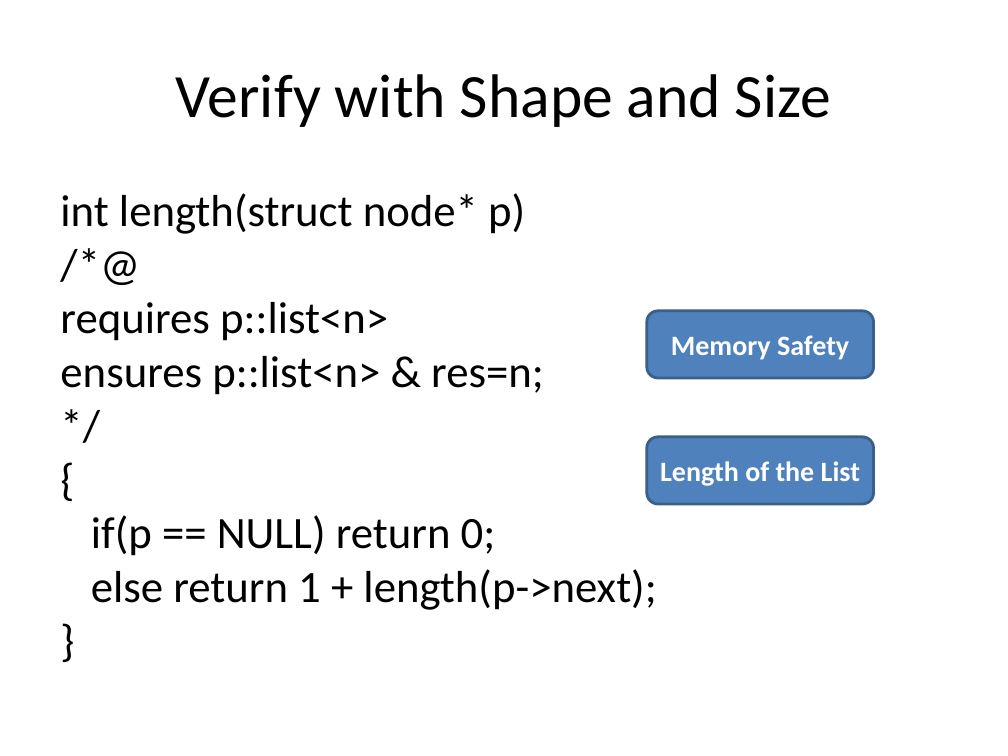
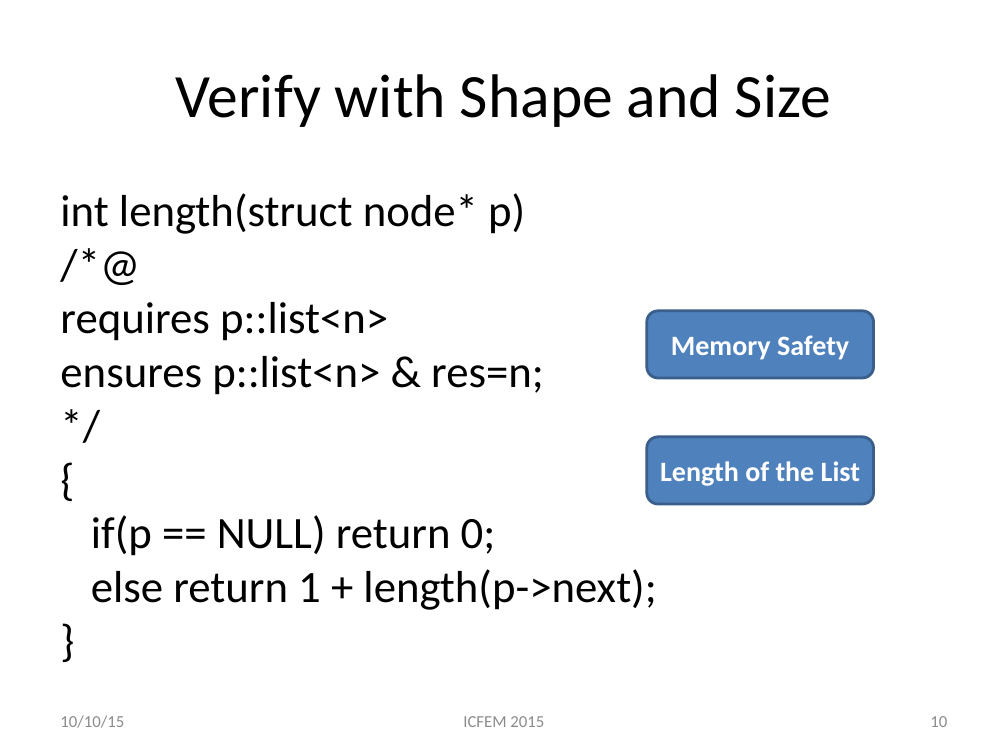
Before and after one commit to asankhaya/asankhaya.github.io, a slide deck: slide 10 of ppt/Specifying-Compatible-Sharing-in-Data-Structures.pptx. Drawn at 1008x756 pixels with LibreOffice and Linux fonts; fonts in the diff are those of the drawing. Boxes give left, top, right and bottom in pixels: in the first picture for what was removed or moved away, otherwise in the second. Text is boxed around its words. In the diff, an @@ line names an element or a change of style, - is before the commit and + after.

```diff
--- a/ppt/Specifying-Compatible-Sharing-in-Data-Structures.pptx
+++ b/ppt/Specifying-Compatible-Sharing-in-Data-Structures.pptx
@@ text added at [60,715,124,728], 12 pt, text #8C8C8C @@
+10/10/15
@@ text added at [463,716,544,727], 12 pt, text #8C8C8C @@
+ICFEM 2015
@@ page number added at [930,716,947,727], 12 pt, text #8C8C8C @@
+10
```
Also in this commit, not shown: 14 other slides changed.
